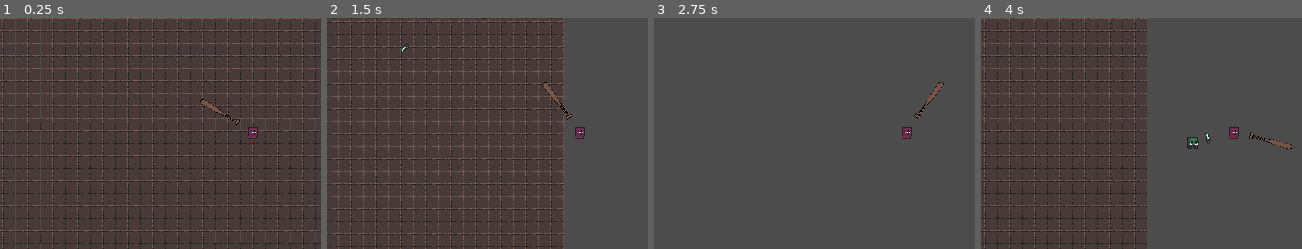
Above: before the commit, frames 1-4 (left to right).
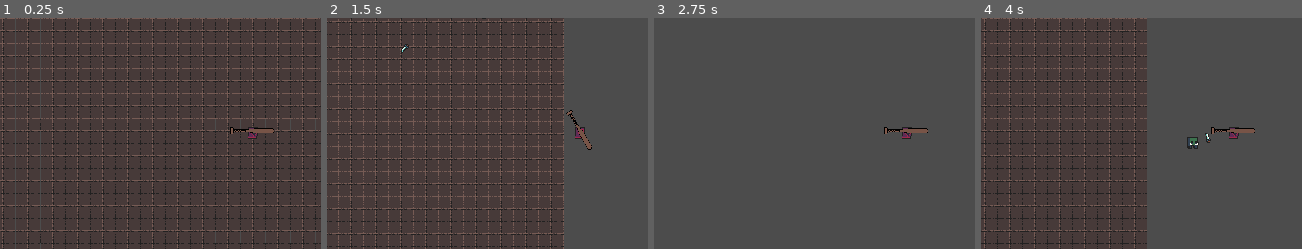
Above: after the commit, the same moments.

Repository: Kiingst/Dont-Bring-a-Bat-to-Gun-Fight
Game: Godot game, scene res://Assets/Levels/Level_Script/Level.tscn
Same seed, same stepped clock (60 frames per second), same inputs: the game is played once before the commit and once after it.
Inputs (mouse positions are % of the whole screen's width and height, from its top left):
- Up to frame 1 (0.25 s): no input
- Up to frame 2 (1.5 s): tap Enter at 0.5 s; move the mouse to (90, 45) at 0.52 s; hold D (Move_Right) 0.53-1.28 s; tap Space (Roll) at 0.6 s; move the mouse to (37, 56) at 1.27 s; hold S (Move_Down) from 1.28 s (still down); click (37, 56) at 1.35 s
- Up to frame 3 (2.75 s): move the mouse to (75, 28) at 2.02 s; release S (Move_Down) at 2.03 s; hold D (Move_Right) from 2.03 s (still down); tap Space (Roll) at 2.1 s
- Up to frame 4 (4 s): move the mouse to (56, 71) at 2.77 s; release D (Move_Right) at 2.78 s; hold W (Move_Up) 2.78-3.53 s; click (56, 71) at 2.85 s; move the mouse to (100, 66) at 3.52 s; hold A (Move_Left) from 3.53 s (still down); tap Space (Roll) at 3.6 s
The pictures show only the part of the screen within x 23-73%, y 26-76%; the shares and areas given below are measured in that part.

The runs differ from the first frame. In frame 1, 0.5% of the frame differs, in the area x 62-86%, y 35-51%; in frame 2, 0.5%; in frame 3, 0.5%; in frame 4, 0.5%, in the area x 71-97%, y 47-57%.

Commit message:
Update Player.gd

Diff:
--- a/Assets/Player/Player_Script/Player.gd
+++ b/Assets/Player/Player_Script/Player.gd
@@ -40,11 +40,29 @@
 	move_and_collide(move_vec * MOVE_SPEED * delta)
 
 	var look_vec = get_global_mouse_position() - global_position
+	var look_ang = rad2deg(atan2(look_vec.y, look_vec.x))
+	print(look_ang)
 
-	$Player_Weapon/Player_Weapon/Hit_Area.position.x = Length_from_player
-	$Player_Weapon/Player_Weapon.offset.x = Length_from_player
+
+	if look_ang > -45 && look_ang <= 0:
+		$Player_Weapon/Player_Weapon/Hit_Area.position = Vector2(Length_from_player, 0)
+	elif look_ang >= 0 && look_ang <= 45:
+		$Player_Weapon/Player_Weapon/Hit_Area.position = Vector2(Length_from_player, 0)
+	elif look_ang > 45 && look_ang <= 135:
+		$Player_Weapon/Player_Weapon/Hit_Area.position = Vector2(0, Length_from_player)
+	elif look_ang > 135 && look_ang <= 180:
+		$Player_Weapon/Player_Weapon/Hit_Area.position = Vector2(-1 * Length_from_player, 0)
+	elif look_ang >= -180 && look_ang <= -135:
+		$Player_Weapon/Player_Weapon/Hit_Area.position = Vector2(-1 * Length_from_player, 0)
+	elif look_ang > -135 && look_ang <= -45:
+		 $Player_Weapon/Player_Weapon/Hit_Area.position = Vector2(0, -1 * Length_from_player)
+	elif look_ang > 225 && look_ang < 315:
+		pass
+
+	#$Player_Weapon/Player_Weapon/Hit_Area.position.x = Length_from_player
+	#$Player_Weapon/Player_Weapon.offset.x = Length_from_player
 	#$Player_Weapon/Player_Weapon/StaticBody2D.position.x = Length_from_player
-	$Player_Weapon.global_rotation = atan2(look_vec.y, look_vec.x)
+	#$Player_Weapon.global_rotation = atan2(look_vec.y, look_vec.x)
 
 
 func _input(event):
